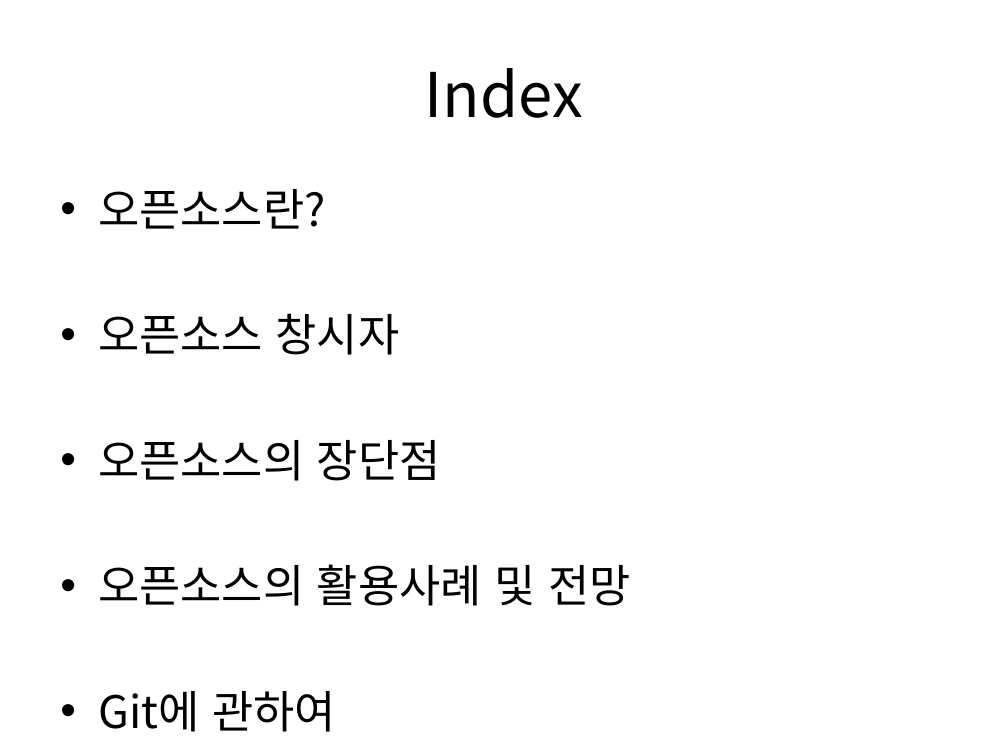
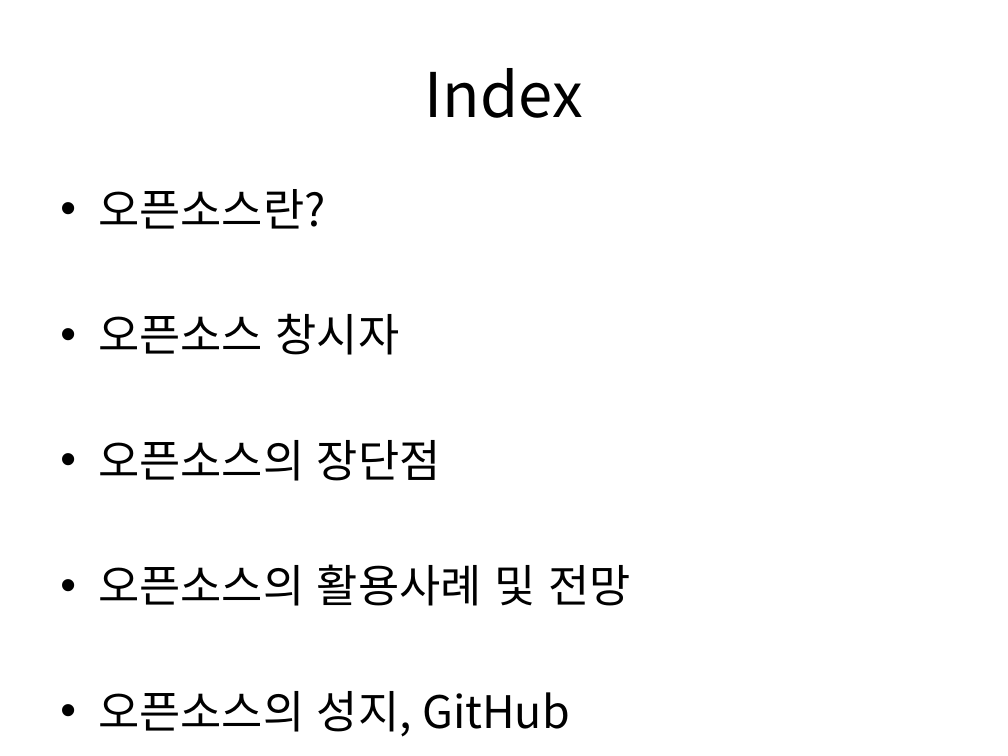
Before and after one commit to Kyungbin/School_Report, a slide deck: slide 2 of OpenSource.pptx. Drawn at 1008x756 pixels with LibreOffice and Linux fonts; fonts in the diff are those of the drawing. Boxes give left, top, right and bottom in pixels: in the first picture for what was removed or moved away, otherwise in the second. Text is boxed around its words. In the diff, an @@ line names an element or a change of style, - is before the commit and + after.

```diff
--- a/OpenSource.pptx
+++ b/OpenSource.pptx
@@ text at (x1=98, y1=691, x2=570, y2=737): text changed @@
-• Git에 관하여
+• 오픈소스의 성지, GitHub
```
Also in this commit, not shown: 1 other slide changed, 5 slides added, 3 slides removed.
